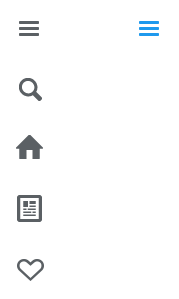
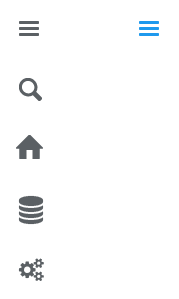
The second 179 x 299 image is a revision of the first. Changes to its layers:
added layer (unnamed layer) (2nd of 2, in "Group 1") in group "Group 1" over box(18, 258, 44, 281)
added layer "копия" (2nd of 2, in "Group 1") in group "Group 1" over box(18, 195, 44, 225)
hid "heart-empty" over box(17, 259, 44, 281)
hid "newspaper" over box(17, 195, 42, 222)
